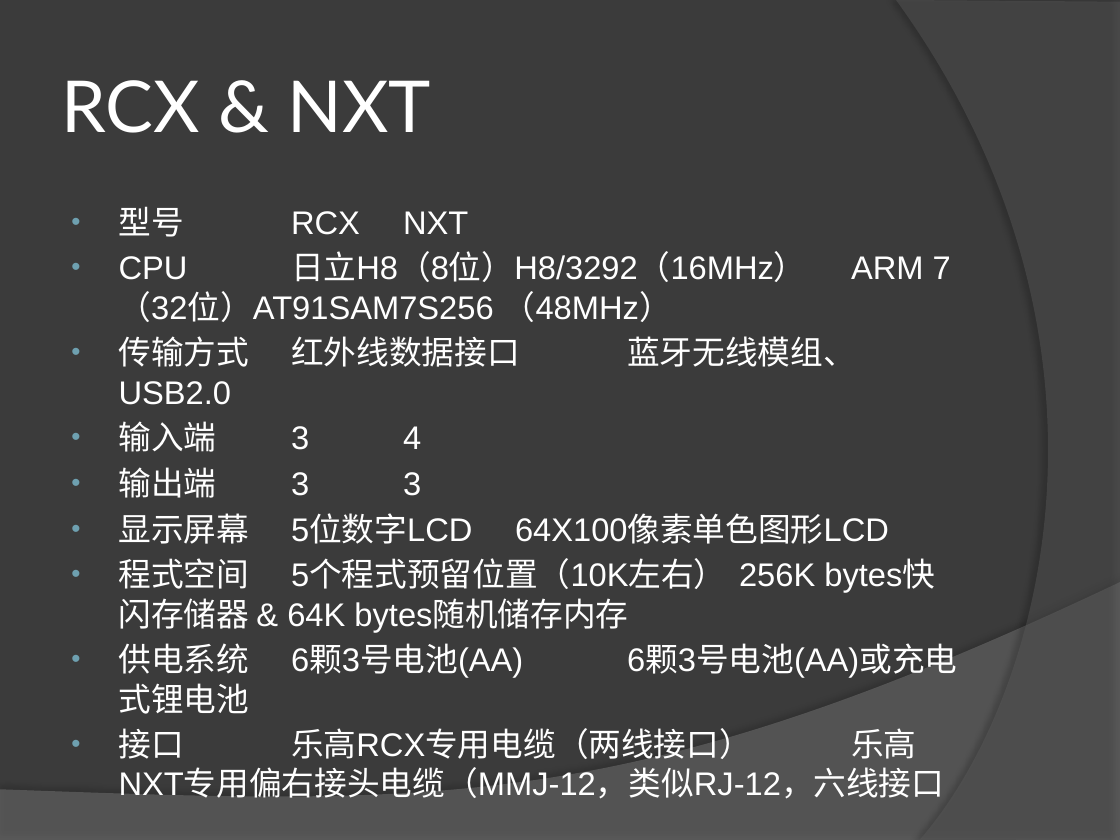
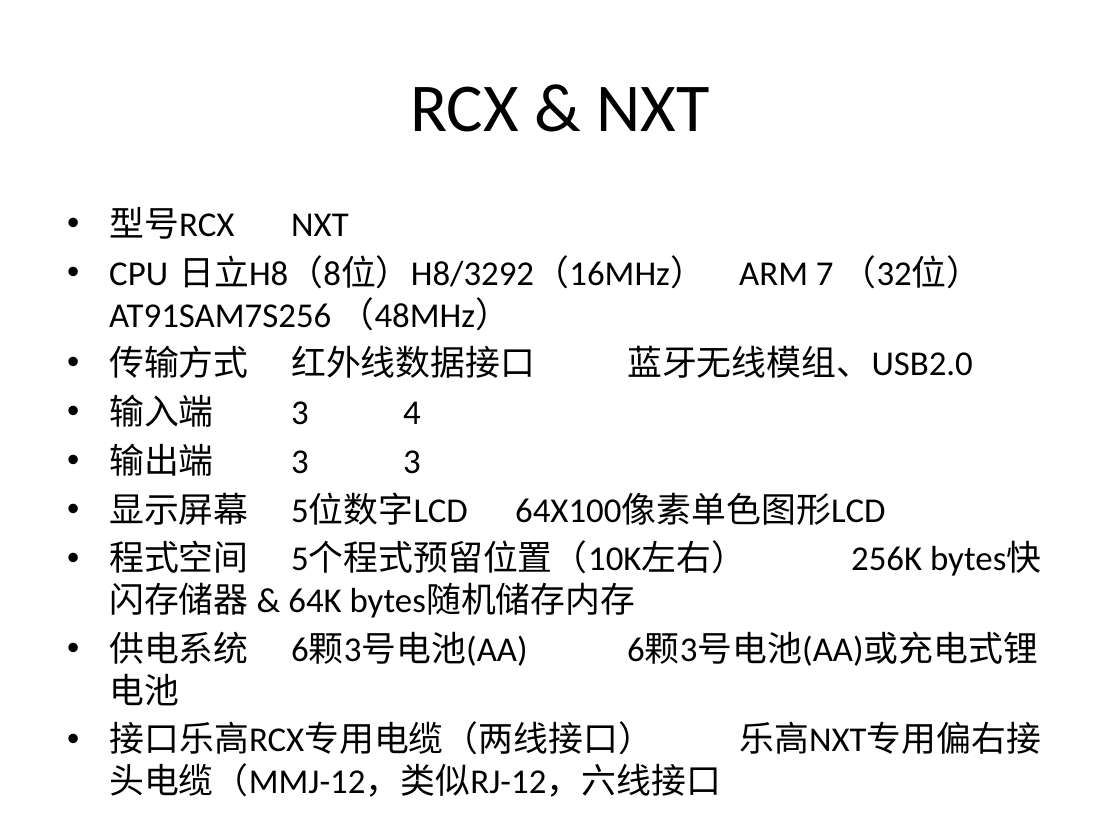
Before and after one commit to lanwan/luabot, a slide deck: slide 9 of doc/design/luabot design.pptx (slide 7 before the commit). Drawn at 1120x840 pixels with LibreOffice and Linux fonts; fonts in the diff are those of the drawing. Boxes give left, top, right and bottom in pixels: in the first picture for what was removed or moved away, otherwise in the second. Text is boxed around its words. In the diff, an @@ line names an element or a change of style, - is before the commit and + after.

```diff
--- a/doc/design/luabot design.pptx
+++ b/doc/design/luabot design.pptx
@@ background #3B3B3B to #FFFFFF @@
@@ freeform shape removed at [896,0,1120,840] @@
@@ title "RCX & NXT" at [410,86,709,132]: size 46 to 44 pt, font Lato to Calibri, text colour #FFFFFF to #000000; alignment left to centre @@
@@ text "型号 RCX NXT" at [109,207,1041,797]: size 21 to 22.4 pt, font Arial to Calibri, text colour #FFFFFF to #000000; indent changed @@
@@ freeform shape removed at [0,582,1120,840] @@
```
Also in this commit, not shown: 5 other slides changed, 3 slides added, 1 slide removed, 6 other files.
